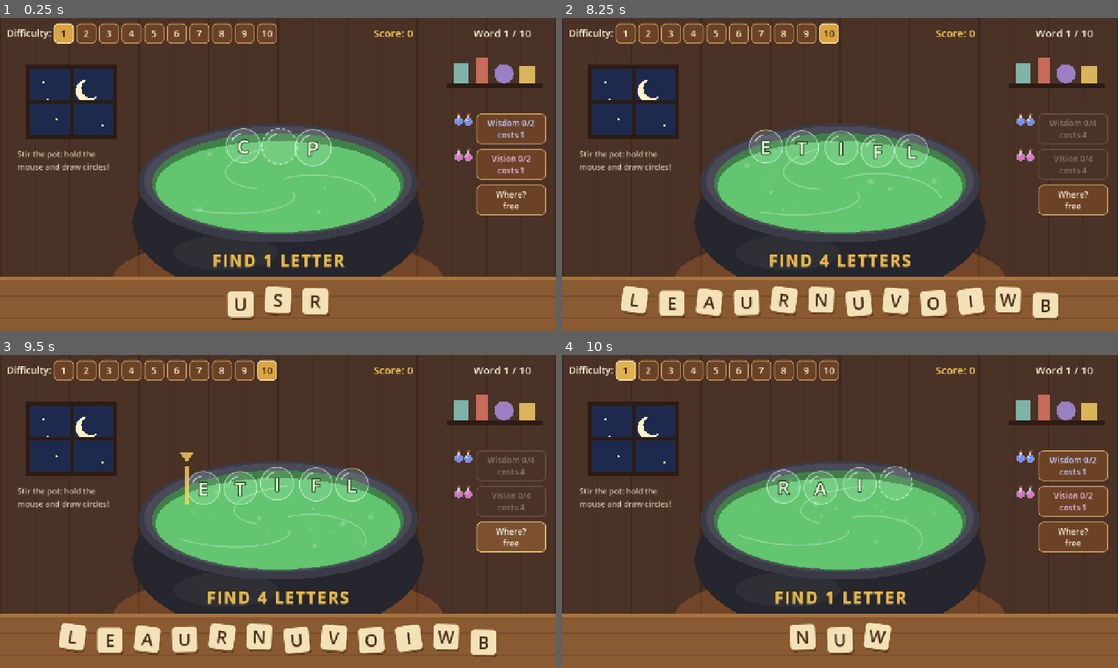
Above: before the commit, frames 1-4 (two rows, left to right).
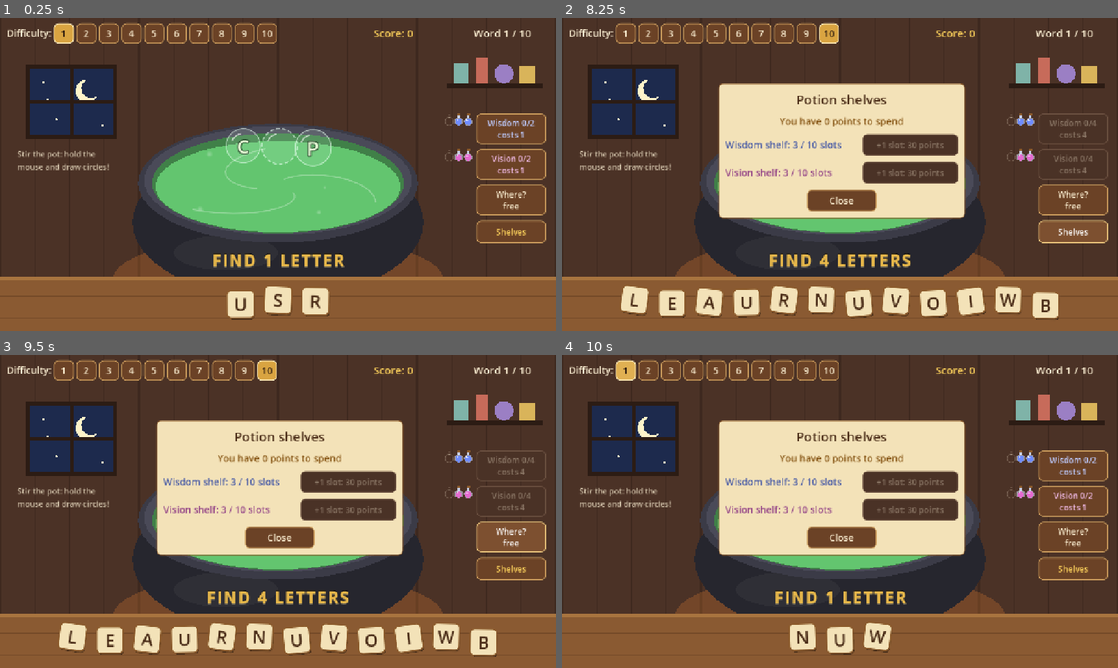
Above: after the commit, the same moments.

Repository: Kappakapawie/Spell-Cauldron
Game: Godot game, scene res://scenes/main.tscn
Two runs of this game, one before a commit and one after it. Both use one fixed random seed, a clock stepped at 60 frames per second and the inputs below.
Inputs (mouse positions are in pixels of both pictures, inside the frame that each line leads up to):
- Up to frame 1 (0.25 s): no input
- Up to frame 2 (8.25 s): click "1" at 0.5 s; click "2" at 1.25 s; click "3" at 2 s; click "4" at 2.75 s; click "5" at 3.5 s; click "6" at 4.25 s; click "7" at 5 s; click "8" at 5.75 s; click "9" at 6.5 s; click "10" at 7.25 s; click (1073, 230) at 8 s, where only the run after the commit has a clickable "Shelves"
- Up to frame 3 (9.5 s): click "Where? free" at 8.75 s
- Up to frame 4 (10 s): click "1" at 9.5 s

The runs differ from the first frame. In frame 1, 1.0% of the frame differs, in the area x 80-99%, y 30-72%; in frame 2, 20%; in frame 3, 20%, in the area x 28-99%, y 20-72%; in frame 4, 20%.

Commit message:
Level stars out of 100, 3-slot shelves, Shelves menu
- Each word is worth 10 points; using a Vision potion on it removes 5,
  a Wisdom potion removes 5. A level star shows the best run out of
  100; 100 conquers the level. Old star data is reset.
- Potion shelves start with 3 slots and show empty slots; extra potions
  become score points
- New Shelves menu spends score on extra slots (30, 60, 90, ... up to 10)
- Tests cover 100/95/90 level scores and buying a slot

Co-Authored-By: Claude Opus 5.5 <noreply@anthropic.com>

Diff:
--- a/scripts/main.gd
+++ b/scripts/main.gd
@@ -68,11 +68,11 @@
 var wisdom_order: Array = []  ## order in which the meaning's words get revealed
 var vision_level := 0      ## Vision potions drunk for this word (max _reveal_steps())
 
-## Level score = (potions earned this run - potions spent this run) x 10.
-## Brewing all 10 words without drinking anything gives the max and conquers the level.
-var level_earned := 0      ## reward potions earned in the current level run
-var level_spent := 0       ## potions drunk in the current level run
-var level_max_points := 0  ## points for a run where no potion is drunk
+## Level score (out of 100): each word is worth 10 points. Drinking any Vision potion
+## on a word removes 5, drinking any Wisdom potion removes 5. 100 = conquered.
+const WORD_POINTS := 10
+const HELP_PENALTY := 5
+var level_points := 0      ## points earned so far in the current level run
 var level_records := {}    ## level -> {"best": int, "conquered": bool}
 var level_stars: Array[LevelStar] = []
 const SAVE_PATH := "user://save.cfg"
@@ -88,8 +88,13 @@
 var thought: ThoughtCloud   ## the Wisdom hint, floating above the cauldron
 var score_label: Label
 
-const POTION_CAP := 10        ## most potions of one kind you can hold
-const POINTS_PER_POTION := 10 ## every potion earned beyond the cap becomes points
+const START_SLOTS := 3        ## potions of one kind a shelf holds at first
+const MAX_SLOTS := 10         ## the most a shelf can be upgraded to
+const POINTS_PER_POTION := 10 ## every potion earned beyond a full shelf becomes points
+var shelf_slots := {PotionArt.WISDOM: START_SLOTS, PotionArt.VISION: START_SLOTS}
+var shop_panel: PanelContainer
+var shop_rows := {}           ## kind -> {label: Label, button: Button}
+var shop_score_label: Label
 var score := 0
 var score_incoming := 0       ## points still flying to the score counter
 var level_buttons: Array[Button] = []
@@ -143,11 +148,7 @@
 	var settings: Dictionary = GameData.LEVELS[level - 1]
 	session_words = _pick_words(settings)
 	word_number = 0
-	level_earned = 0
-	level_spent = 0
-	level_max_points = 0
-	for e in session_words:
-		level_max_points += _reward_for(String(e[0]).to_upper()) * POINTS_PER_POTION
+	level_points = 0
 	complete_panel.visible = false
 	_start_word()
 
@@ -247,8 +248,8 @@
 	# Record this run's points under the level's star. Perfect = every reward potion became points.
 	var rec: Dictionary = level_records.get(level, {"best": 0, "conquered": false})
 	var was_conquered: bool = rec.conquered
-	var level_points := level_score()
-	var perfect := level_spent == 0 and level_points >= level_max_points
+	var level_max_points := level_max()
+	var perfect := level_points >= level_max_points
 	rec.best = maxi(int(rec.best), level_points)
 	rec.conquered = was_conquered or perfect
 	level_records[level] = rec
@@ -337,7 +338,7 @@
 # ---------------------------------------------------------------- input: drag & stir
 
 func _unhandled_input(event: InputEvent) -> void:
-	if busy or complete_panel.visible:
+	if busy or complete_panel.visible or shop_panel.visible:
 		return
 	var mb := event as InputEventMouseButton
 	if mb and mb.button_index == MOUSE_BUTTON_LEFT and mb.pressed:
@@ -580,6 +581,7 @@
 		picture_tween.kill()
 	picture_tween = create_tween()
 	picture_tween.tween_property(self, "picture_alpha", 1.0, 0.5)
+	level_points += word_score()
 	_award_potions()
 	for i in row.size():
 		var node: Node2D = row[i]
@@ -773,7 +775,6 @@
 	if potions[kind] < cost:
 		return false
 	potions[kind] -= cost
-	level_spent += cost
 	_save_game()
 	return true
 
@@ -788,17 +789,20 @@
 	for kind in potions.keys():
 		potions[kind] = int(cfg.get_value("potions", kind, potions[kind]))
 	score = int(cfg.get_value("progress", "score", 0))
+	for kind in shelf_slots.keys():
+		shelf_slots[kind] = clampi(int(cfg.get_value("shelves", kind, START_SLOTS)), START_SLOTS, MAX_SLOTS)
+	# Level stars use the out-of-100 scoring ("stars" section; older "levels" data is ignored).
 	for n in range(1, GameData.LEVELS.size() + 1):
-		if cfg.has_section_key("levels", "best_%d" % n):
+		if cfg.has_section_key("stars", "best_%d" % n):
 			level_records[n] = {
-				"best": int(cfg.get_value("levels", "best_%d" % n, 0)),
-				"conquered": bool(cfg.get_value("levels", "conquered_%d" % n, false)),
+				"best": int(cfg.get_value("stars", "best_%d" % n, 0)),
+				"conquered": bool(cfg.get_value("stars", "conquered_%d" % n, false)),
 			}
-	# Older saves could hold more than the cap: turn the extra into points.
+	# More potions than shelf space (e.g. from an older save): the extra becomes points.
 	for kind in potions.keys():
-		if potions[kind] > POTION_CAP:
-			score += (potions[kind] - POTION_CAP) * POINTS_PER_POTION
-			potions[kind] = POTION_CAP
+		if potions[kind] > shelf_slots[kind]:
+			score += (potions[kind] - shelf_slots[kind]) * POINTS_PER_POTION
+			potions[kind] = shelf_slots[kind]
 	_save_game()
 
 
@@ -809,15 +813,16 @@
 	for kind in potions.keys():
 		cfg.set_value("potions", kind, potions[kind])
 	cfg.set_value("progress", "score", score)
+	for kind in shelf_slots:
+		cfg.set_value("shelves", kind, shelf_slots[kind])
 	for n in level_records:
-		cfg.set_value("levels", "best_%d" % n, level_records[n].best)
-		cfg.set_value("levels", "conquered_%d" % n, level_records[n].conquered)
+		cfg.set_value("stars", "best_%d" % n, level_records[n].best)
+		cfg.set_value("stars", "conquered_%d" % n, level_records[n].conquered)
 	cfg.save(SAVE_PATH)
 
 
 func _award_potions() -> void:
 	var kinds := [PotionArt.WISDOM, PotionArt.VISION]
-	level_earned += _potion_reward()
 	for i in _potion_reward():
 		var kind: String = kinds[randi() % 2]
 		var fly := FlyingPotion.new()
@@ -829,7 +834,7 @@
 		tw.tween_interval(0.25 + i * 0.18)
 		tw.tween_property(fly, "position", fly.position + Vector2(0, -90), 0.3)
 		# Count (and save) right away; the shelf / score only shows it once it lands.
-		if potions[kind] < POTION_CAP:
+		if potions[kind] < shelf_slots[kind]:
 			potions[kind] += 1
 			incoming[kind] = incoming.get(kind, 0) + 1
 			var shelf: PotionShelf = shelves[kind]
@@ -856,8 +861,18 @@
 
 
 ## Points for the current level run: what you earned minus what you drank, never below 0.
-func level_score() -> int:
-	return maxi(0, level_earned - level_spent) * POINTS_PER_POTION
+func level_max() -> int:
+	return GameData.WORDS_PER_LEVEL * WORD_POINTS
+
+
+## Points for the word just brewed: 10, minus 5 if Vision was used, minus 5 if Wisdom was used.
+func word_score() -> int:
+	var pts := WORD_POINTS
+	if vision_level > 0:
+		pts -= HELP_PENALTY
+	if wisdom_level > 0:
+		pts -= HELP_PENALTY
+	return maxi(0, pts)
 
 
 func _update_level_stars() -> void:
@@ -882,7 +897,9 @@
 		return
 	var cost := _potion_cost()
 	for kind in shelves:
-		(shelves[kind] as PotionShelf).count = potions[kind] - incoming.get(kind, 0)
+		var shelf := shelves[kind] as PotionShelf
+		shelf.capacity = shelf_slots[kind]
+		shelf.count = potions[kind] - incoming.get(kind, 0)
 	score_label.text = "Score: %d" % (score - score_incoming)
 	var steps := _reveal_steps()
 	var wisdom: Button = potion_buttons[PotionArt.WISDOM]
@@ -1202,6 +1219,21 @@
 	where.tooltip_text = "Show where a missing letter goes"
 	where.pressed.connect(_show_where_hint)
 	where_row.add_child(where)
+	var shop_row := HBoxContainer.new()
+	shop_row.mouse_filter = Control.MOUSE_FILTER_IGNORE
+	shop_row.add_theme_constant_override("separation", 8)
+	side.add_child(shop_row)
+	var spacer2 := Control.new()
+	spacer2.custom_minimum_size = spacer.custom_minimum_size
+	spacer2.mouse_filter = Control.MOUSE_FILTER_IGNORE
+	shop_row.add_child(spacer2)
+	var shop_button := _button("Shelves", Vector2(160, 52))
+	shop_button.add_theme_font_size_override("font_size", 19)
+	shop_button.add_theme_color_override("font_color", BREW_GOLD)
+	shop_button.tooltip_text = "Spend score points on more potion slots"
+	shop_button.pressed.connect(_open_shop)
+	shop_row.add_child(shop_button)
+	_build_shop(root)
 
 	# Level complete popup
 	complete_panel = PanelContainer.new()
@@ -1228,6 +1260,82 @@
 	buttons.add_child(next_level_button)
 
 
+# ---------------------------------------------------------------- shelves menu
+
+## Score points needed for the next slot on a shelf: 30, 60, 90, ... (more each time).
+func _slot_price(kind: String) -> int:
+	return 30 * (shelf_slots[kind] - START_SLOTS + 1)
+
+
+func _build_shop(root: Control) -> void:
+	shop_panel = PanelContainer.new()
+	shop_panel.position = Vector2(360, 150)
+	shop_panel.custom_minimum_size = Vector2(560, 0)
+	shop_panel.visible = false
+	root.add_child(shop_panel)
+	var box := VBoxContainer.new()
+	box.add_theme_constant_override("separation", 14)
+	shop_panel.add_child(box)
+	var title := _label("Potion shelves", 30)
+	title.horizontal_alignment = HORIZONTAL_ALIGNMENT_CENTER
+	title.add_theme_color_override("font_color", Color("4a2c17"))
+	box.add_child(title)
+	shop_score_label = _label("", 22)
+	shop_score_label.horizontal_alignment = HORIZONTAL_ALIGNMENT_CENTER
+	shop_score_label.add_theme_color_override("font_color", Color("8a5a1a"))
+	box.add_child(shop_score_label)
+	for kind in [PotionArt.WISDOM, PotionArt.VISION]:
+		var row := HBoxContainer.new()
+		row.add_theme_constant_override("separation", 16)
+		box.add_child(row)
+		var info := _label("", 22)
+		info.custom_minimum_size = Vector2(300, 0)
+		info.add_theme_color_override("font_color", PotionArt.COLORS[kind].darkened(0.35))
+		row.add_child(info)
+		var buy := _button("", Vector2(220, 50))
+		buy.add_theme_font_size_override("font_size", 19)
+		buy.pressed.connect(_buy_slot.bind(kind))
+		row.add_child(buy)
+		shop_rows[kind] = {"label": info, "button": buy}
+	var close := _button("Close", Vector2(160, 50))
+	close.size_flags_horizontal = Control.SIZE_SHRINK_CENTER
+	close.pressed.connect(func() -> void: shop_panel.visible = false)
+	box.add_child(close)
+
+
+func _open_shop() -> void:
+	if complete_panel.visible:
+		return
+	_update_shop()
+	shop_panel.visible = true
+
+
+func _buy_slot(kind: String) -> void:
+	var price := _slot_price(kind)
+	if shelf_slots[kind] >= MAX_SLOTS or score < price:
+		return
+	score -= price
+	shelf_slots[kind] += 1
+	_save_game()
+	_update_potion_ui()
+	_update_shop()
+
+
+func _update_shop() -> void:
+	shop_score_label.text = "You have %d points to spend" % score
+	for kind in shop_rows:
+		var row: Dictionary = shop_rows[kind]
+		var shelf_name := "Wisdom" if kind == PotionArt.WISDOM else "Vision"
+		(row.label as Label).text = "%s shelf: %d / %d slots" % [shelf_name, shelf_slots[kind], MAX_SLOTS]
+		var buy: Button = row.button
+		if shelf_slots[kind] >= MAX_SLOTS:
+			buy.text = "Full size!"
+			buy.disabled = true
+		else:
+			buy.text = "+1 slot: %d points" % _slot_price(kind)
+			buy.disabled = score < _slot_price(kind)
+
+
 func _label(text: String, font_size: int) -> Label:
 	var l := Label.new()
 	l.text = text
--- a/scripts/potion_shelf.gd
+++ b/scripts/potion_shelf.gd
@@ -1,16 +1,20 @@
 class_name PotionShelf
 extends Control
 
-## Shows how many potions of one kind you have, as little flask icons.
+## Shows how many potions of one kind you have, as little flask icons,
+## plus faint empty slots for the room that is left on the shelf.
 
 const PER_ROW := 5
 const STEP := 22.0
-const MAX_SHOWN := 10
 
 var liquid := Color.WHITE
 var count := 0:
 	set(value):
 		count = value
+		queue_redraw()
+var capacity := 3:
+	set(value):
+		capacity = value
 		queue_redraw()
 
 
@@ -19,9 +23,9 @@
 	mouse_filter = Control.MOUSE_FILTER_IGNORE
 
 
-## Where the next potion would appear (used for the "fly to shelf" animation).
+## Where the potion with this index sits (used for the "fly to shelf" animation).
 func slot_global_position(index: int) -> Vector2:
-	return global_position + _slot(mini(index, MAX_SHOWN - 1))
+	return global_position + _slot(clampi(index, 0, capacity - 1))
 
 
 func _slot(i: int) -> Vector2:
@@ -31,13 +35,11 @@
 
 
 func _draw() -> void:
-	var shown := mini(count, MAX_SHOWN)
-	var extra := count - shown
-	if extra > 0:
-		shown -= 1  # make room for the "+N" label
-	for i in shown:
-		PotionArt.draw_flask(self, _slot(i), 1.0, liquid)
-	if extra > 0:
-		var font := ThemeDB.fallback_font
-		var p := _slot(shown) + Vector2(-11, 6)
-		draw_string(font, p, "+%d" % (extra + 1), HORIZONTAL_ALIGNMENT_CENTER, 22, 14, Color("fff3d6"))
+	for i in capacity:
+		if i < count:
+			PotionArt.draw_flask(self, _slot(i), 1.0, liquid)
+		else:
+			# Empty slot: a faint outline of a flask.
+			var c := _slot(i)
+			draw_arc(c, 9.5, 0.0, TAU, 20, Color(1, 0.95, 0.85, 0.22), 1.5, true)
+			draw_rect(Rect2(c + Vector2(-3, -15), Vector2(6, 6)), Color(1, 0.95, 0.85, 0.22), false, 1.0)
--- a/tests/smoke_test.gd
+++ b/tests/smoke_test.gd
@@ -62,8 +62,8 @@
 		main._drink_wisdom()
 		if main.potions[PotionArt.VISION] != 10 - cost or main.potions[PotionArt.WISDOM] != 10 - cost:
 			_fail("level %d: drinking did not cost %d potions" % [lvl, cost])
-		# Fill both shelves to the cap: every reward potion must turn into points.
-		main.potions = {PotionArt.WISDOM: main.POTION_CAP, PotionArt.VISION: main.POTION_CAP}
+		# Fill both shelves: every reward potion must turn into score points.
+		main.potions = main.shelf_slots.duplicate()
 		var score_before: int = main.score
 		var before: int = main.potions[PotionArt.VISION] + main.potions[PotionArt.WISDOM]
 		var reward: int = main._potion_reward()
@@ -104,34 +104,57 @@
 	main._start_level(1)
 	await process_frame
 	main.potions = {PotionArt.WISDOM: 0, PotionArt.VISION: 0}
-	await _play_level(main, false)
+	await _play_level(main)
 	var rec: Dictionary = main.level_records.get(1, {})
-	if rec.is_empty() or not rec.conquered or rec.best != main.level_max_points:
-		_fail("perfect level 1 run was not recorded as conquered: %s" % rec)
+	if rec.is_empty() or not rec.conquered or rec.best != 100:
+		_fail("perfect level 1 run was not recorded as 100 and conquered: %s" % rec)
 	else:
 		print("level 1 conquered with ", rec.best, " points")
 
-	# Drinking one potion on level 2: one potion fewer in points, not conquered.
+	# One Vision potion on one word: that word gives 5 -> 95, not conquered.
 	main._start_level(2)
 	await process_frame
-	main.potions = {PotionArt.WISDOM: 5, PotionArt.VISION: 5}
-	await _play_level(main, true)
-	var rec2: Dictionary = main.level_records.get(2, {})
-	var expected: int = main.level_max_points - main.POINTS_PER_POTION
-	if rec2.is_empty() or rec2.conquered or rec2.best != expected:
-		_fail("level 2 with one potion drunk: expected %d points, not conquered; got %s" % [expected, rec2])
+	main.potions = {PotionArt.WISDOM: 3, PotionArt.VISION: 3}
+	await _play_level(main, ["vision"])
+	_expect_level(main, 2, 95)
+
+	# Vision + Wisdom on one word: that word gives 0 -> 90.
+	main._start_level(3)
+	await process_frame
+	main.potions = {PotionArt.WISDOM: 3, PotionArt.VISION: 3}
+	await _play_level(main, ["vision", "wisdom"])
+	_expect_level(main, 3, 90)
+
+	# Shelves menu: buying a slot spends score and adds room.
+	main.score = 100
+	var price: int = main._slot_price(PotionArt.WISDOM)
+	main._buy_slot(PotionArt.WISDOM)
+	if main.shelf_slots[PotionArt.WISDOM] != main.START_SLOTS + 1 or main.score != 100 - price:
+		_fail("buying a slot: slots %d, score %d" % [main.shelf_slots[PotionArt.WISDOM], main.score])
 	else:
-		print("level 2 with one potion drunk: ", rec2.best, " / ", main.level_max_points)
+		print("bought a Wisdom slot for ", price, " points")
 
 	print("RESULT: ", "PASS" if failures == 0 else "%d FAILURES" % failures)
 	quit(1 if failures > 0 else 0)
 
 
-## Brews all 10 words of the current level; optionally drinks one Vision potion on the first word.
-func _play_level(main: Node, drink_once: bool) -> void:
+func _expect_level(main: Node, lvl: int, points: int) -> void:
+	var rec: Dictionary = main.level_records.get(lvl, {})
+	if rec.is_empty() or rec.conquered or rec.best != points:
+		_fail("level %d: expected %d points, not conquered; got %s" % [lvl, points, rec])
+	else:
+		print("level %d: %d / 100" % [lvl, rec.best])
+
+
+## Brews all 10 words of the current level; drinks the given potions on the first word.
+func _play_level(main: Node, drinks: Array = []) -> void:
 	for w in GameData.WORDS_PER_LEVEL:
-		if drink_once and w == 0:
-			main._drink_vision()
+		if w == 0:
+			for d in drinks:
+				if d == "vision":
+					main._drink_vision()
+				else:
+					main._drink_wisdom()
 		var word: String = main.puzzle.word
 		_solve(main, word, false)
 		await main._stir()
Not shown, changed: PLAN.md
